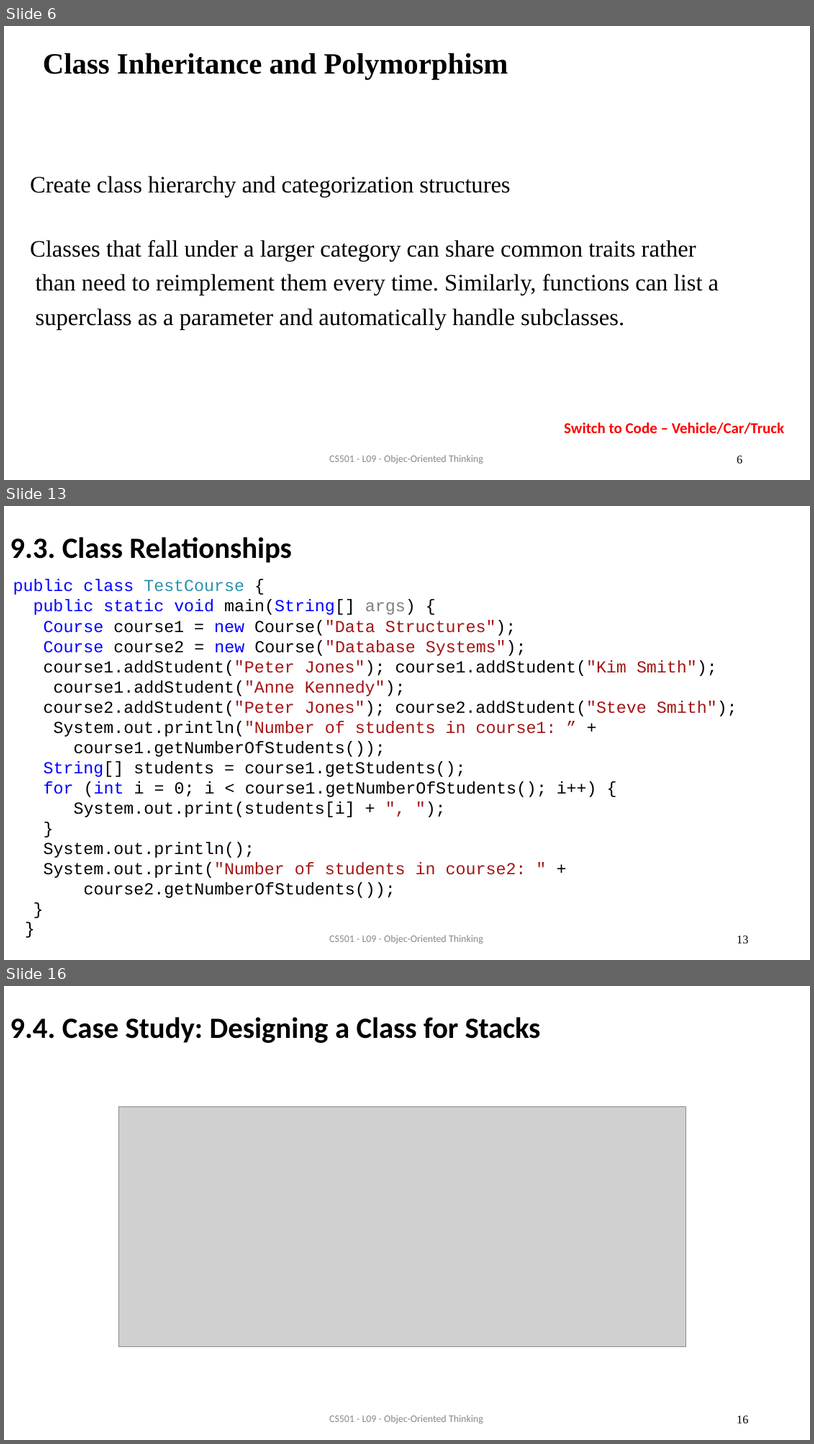
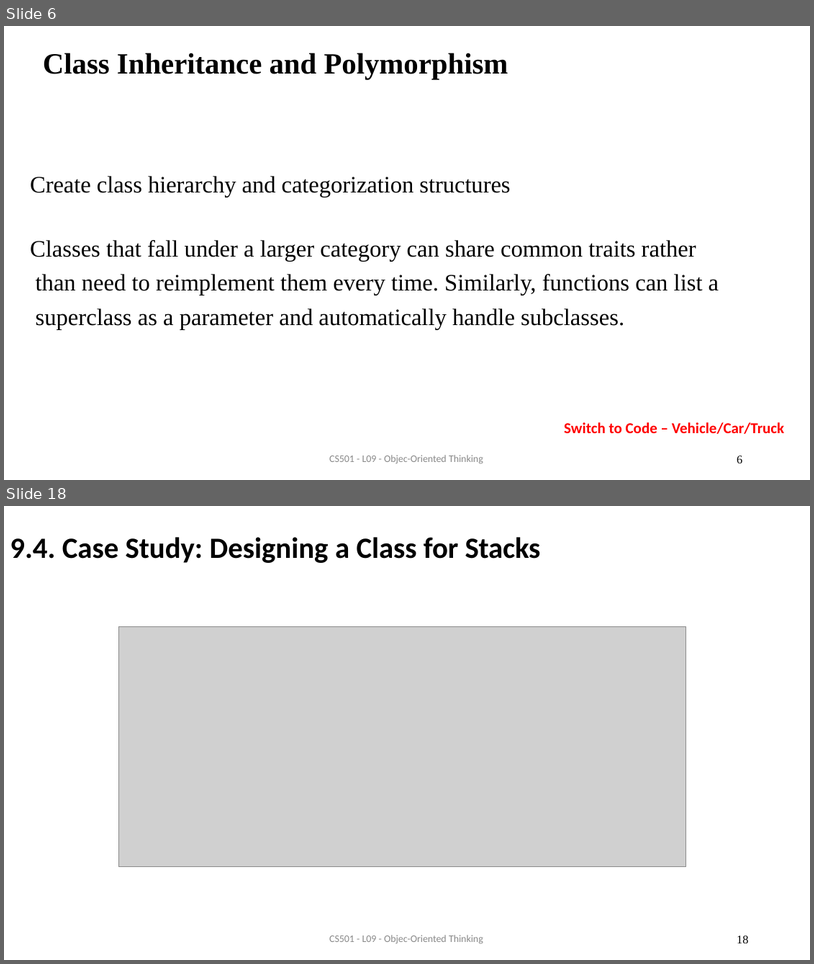
Before and after one commit to AughdonBreslin/CS501IntroToJava, a slide deck: Lectures/9_Object_Oriented_Programming.pptx. Shown one above the other, each under a label of ours: slides 6, 13 and 16 before the commit, slides 6 and 18 after it; the slides between them are not shown. The pictures are 814x1444 and 814x964 pixels, drawn with LibreOffice and Linux fonts; fonts in the diff are those of the drawing; grey boxes stand for pictures. Boxes give left, top, right and bottom in pixels: in the first picture for what was removed or moved away, otherwise in the second. Text is boxed around its words. In the diff, an @@ line names an element or a change of style, - is before the commit and + after.

```diff
--- a/Lectures/9_Object_Oriented_Programming.pptx
+++ b/Lectures/9_Object_Oriented_Programming.pptx
@@ slide 13 removed at bbox=[4, 506, 810, 960], background #FFFFFF @@
@@ title removed at bbox=[10, 537, 292, 563] @@
-9.3. Class Relationships
@@ text removed at bbox=[13, 579, 738, 898] @@
-public class TestCourse {
-public static void main(String[] args) {
-Course course1 = new Course("Data Structures"); Course course2 = new Course("Database Systems");
-course1.addStudent("Peter Jones"); course1.addStudent("Kim Smith"); course1.addStudent("Anne Kennedy");
-course2.addStudent("Peter Jones"); course2.addStudent("Steve Smith"); System.out.println("Number of students in course1: ” +
-course1.getNumberOfStudents()); String[] students = course1.getStudents();
-for (int i = 0; i < course1.getNumberOfStudents(); i++) { System.out.print(students[i] + ", ");
-}
-System.out.println();
-System.out.print("Number of students in course2: " + course2.getNumberOfStudents());
-}
@@ text removed at bbox=[24, 918, 36, 939] @@
-}
@@ text removed at bbox=[329, 934, 484, 944] @@
-CS501 - L09 - Objec-Oriented Thinking
@@ page number removed at bbox=[737, 935, 748, 943] @@
-13
@@ what was slide 16 is now slide 18 @@
@@ page number at bbox=[737, 935, 748, 943]: text changed @@
-16
+18
```
Also in this commit, not shown: 11 slides changed, 17 slides added, 7 other slides removed, 4 other files.
